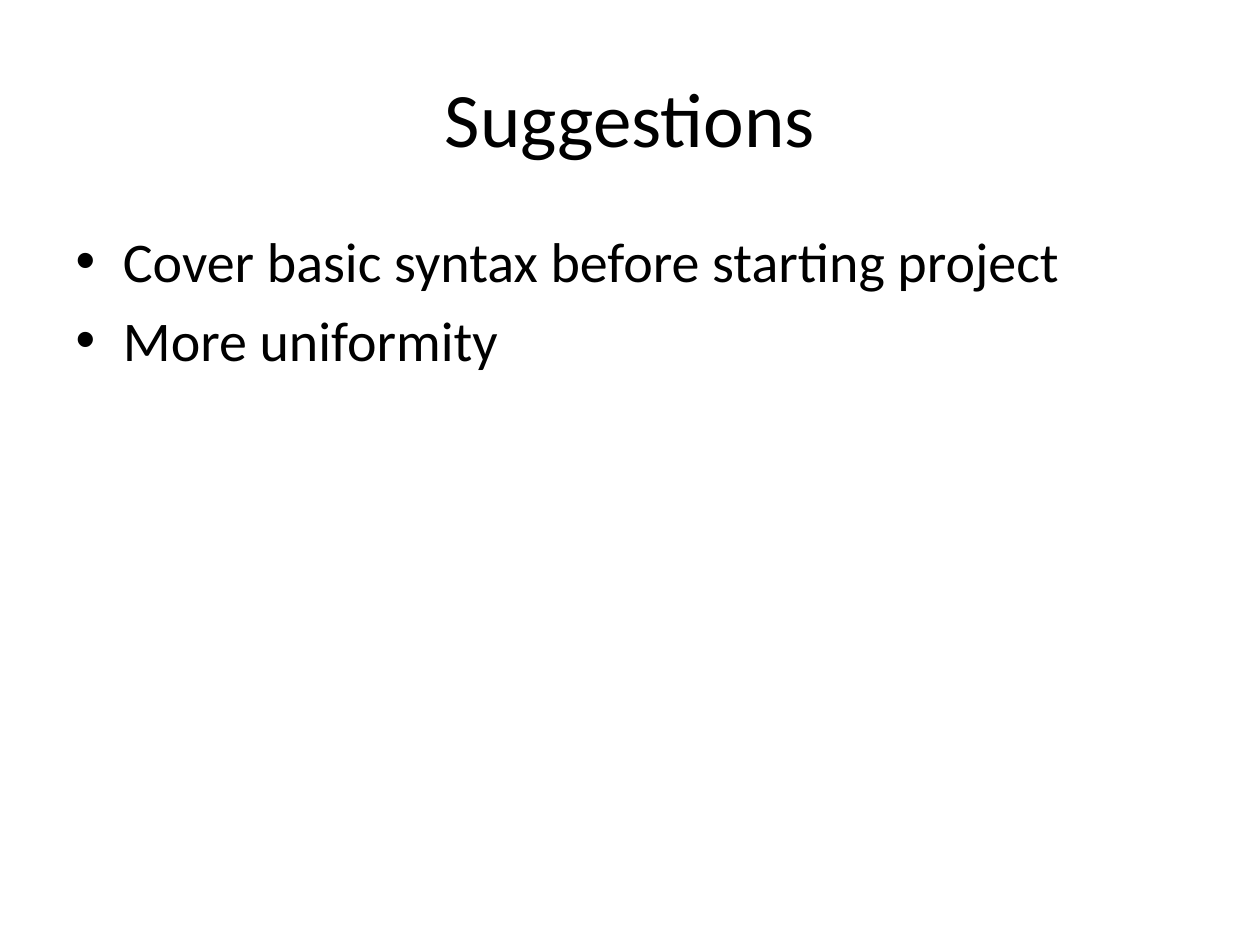
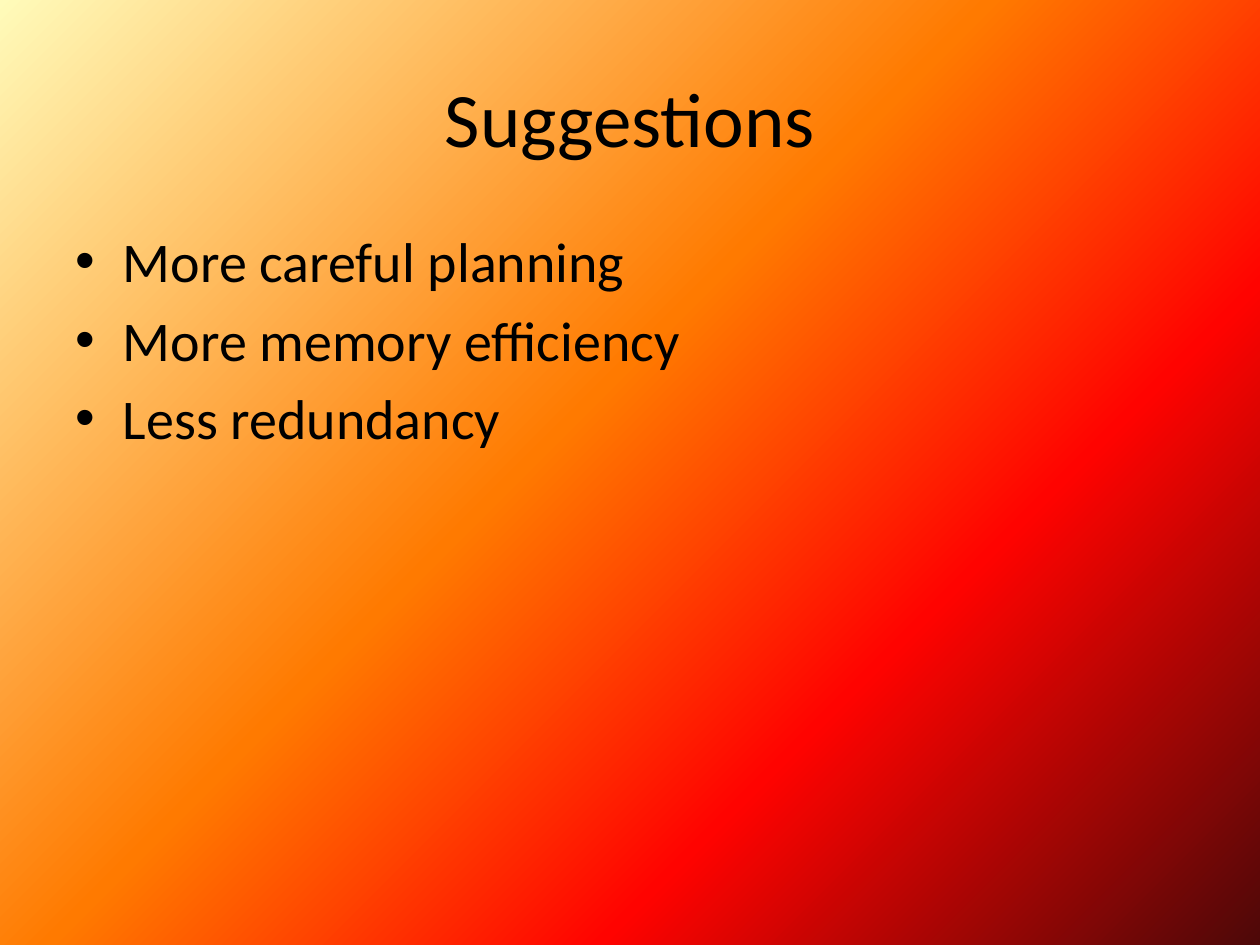
Before and after one commit to bryanstetson/lupoli-cmsc331Chess, a slide deck: slide 4 of Ruby Files/CMSC 331 Ruby Game Project.pptx. Drawn at 1260x945 pixels with LibreOffice and Linux fonts; fonts in the diff are those of the drawing. Boxes give left, top, right and bottom in pixels: in the first picture for what was removed or moved away, otherwise in the second. Text is boxed around its words. In the diff, an @@ line names an element or a change of style, - is before the commit and + after.

```diff
--- a/Ruby Files/CMSC 331 Ruby Game Project.pptx
+++ b/Ruby Files/CMSC 331 Ruby Game Project.pptx
@@ background #FFFFFF to gradient #FFFBBA to #FF7A00 to #FF0300 to #4D0808 @@
@@ text at (123, 243, 679, 448): text changed @@
-• Cover basic syntax before starting project
-• More uniformity
+• More careful planning
+• More memory efficiency
+• Less redundancy
```
Also in this commit, not shown: 5 other slides changed.
